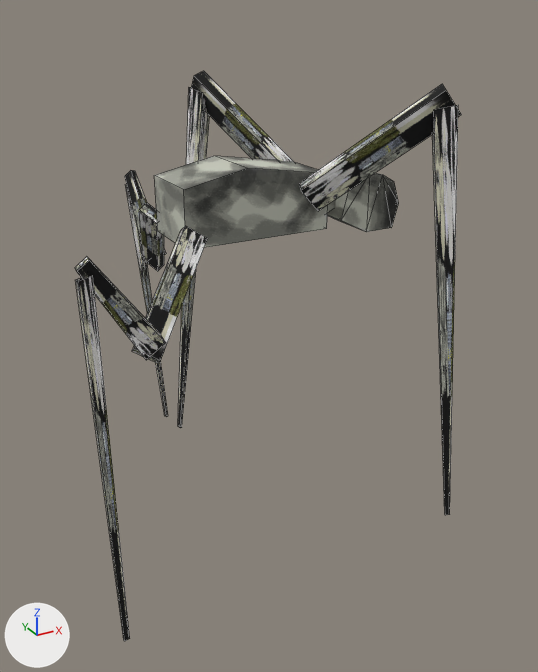
What one commit did to the FBX model I  am not Alone/Assets/Prefab/model/Zombie/ghostBignew.FBX.
Camera for both pictures: a 50 mm camera at (1.5, -17.05, 1.65) aimed at (4.77, -11.09, -1.33). The axes (+X, +Y, +Z) are drawn at lower left. The lights are the same throughout. Mesh edges are drawn as thin lines. Where no turn or scale is listed for an object, it has been applied to the vertices.

The scene before the commit, as lines of its bpy script (objects in view):
```python
ob_box010 = bpy.data.objects.new('Box010', me_mesh)
ob_box010.location = (5.59, -10.92, 0.0)
ob_box013 = bpy.data.objects.new('Box013', me_mesh_002)
ob_box013.location = (5.27, -11.36, -0.06)
ob_box014 = bpy.data.objects.new('Box014', me_mesh_005)
ob_box014.parent = ob_group004
ob_box014.location = (31.88, 17.81, 39.38)
ob_box014.rotation_euler = (0.387, -0.504, -1.632)  # degrees (22, -29, -94)
ob_box014.scale = (-1.0, -1.0, -1.0)
ob_box015 = bpy.data.objects.new('Box015', me_mesh_003)
ob_box015.location = (3.94, -11.41, -0.3)
ob_box016 = bpy.data.objects.new('Box016', me_mesh_004)
ob_box016.parent = ob_group004
ob_box016.location = (-20.38, 17.72, 30.1)
ob_box016.rotation_euler = (0.387, -0.504, -2.417)  # degrees (22, -29, -138)
ob_box016.scale = (-1.0, -1.0, -1.0)
# me_mesh_003
# before: 20 (-1.22, -0.57, 0.18) at pixel (75, 279), 21 (-1.12, -0.57, 0.2), 22 (-1.22, -0.65, 0.19) at pixel (78, 281), 23 (-1.11, -0.64, 0.21) at pixel (92, 275)
# me_mesh_002
# before: 12 (0.83, -0.63, 0.95) at pixel (455, 105), 13 (0.66, -0.53, 0.91), 14 (0.76, -0.75, 0.97) at pixel (458, 105), 15 (0.59, -0.64, 0.93) at pixel (433, 109)
# me_mesh_005
# before: 12 (12.9, 0.7, -54.1), 13 (7.3, -0.5, -48.4), 14 (10.5, 5.2, -55.5) at pixel (188, 87), 15 (4.9, 4.0, -49.8) at pixel (202, 92)
# also in view: 'Box011' at (5.87, -10.92, -0.1)
```
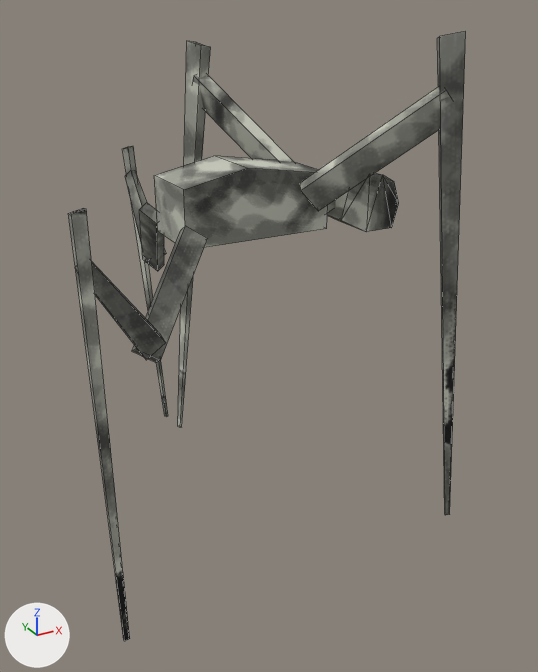
Changed parts and their boxes [x1, y1, x2, y2] in the pictures (538 x 672 px; the box of a moved part takes in the faces that stretch with it):
'Box013', reshaped, surface changed (12% taller)
    before: [300, 84, 461, 515]
    after: [300, 31, 466, 515]
'Box015', reshaped, surface changed
    before: [75, 226, 208, 641]
    after: [68, 208, 208, 641]
'Box014', reshaped, surface changed (8% taller)
    before: [178, 71, 294, 428]
    after: [178, 41, 294, 428]
part 1 of me_mesh_004, surface changed
    both: [125, 170, 166, 271]
part 2 of me_mesh_003, moved or reshaped
    before: [76, 275, 130, 641]
    after: [68, 208, 130, 641]
part 3 of me_mesh_003, surface changed
    before: [75, 226, 208, 362]
    after: [92, 226, 208, 362]
part 4 of me_mesh_005, moved or reshaped
    before: [178, 87, 210, 428]
    after: [178, 41, 210, 428]
part 5 of me_mesh_005, surface changed
    before: [191, 71, 294, 162]
    after: [193, 74, 294, 162]
part 6 of me_mesh_002, moved or reshaped
    before: [432, 105, 458, 515]
    after: [437, 31, 466, 515]
part 7 of me_mesh_002, surface changed
    before: [300, 84, 461, 211]
    after: [300, 87, 450, 211]

The change, as a list of edits to the scene's bpy script:
```text
Change me_mesh_004:
    used by ob_box016; parent = ob_group004; location = (-20.38, 17.72, 30.1); rotation_euler = (0.387, -0.504, -2.417), in degrees (22, -29, -138); scale = (-1.0, -1.0, -1.0)
    remove me_mesh_004.from_pydata(...)  # 24 vertices, 16 faces; spans x -7.6..101.2, y -4.1..57.7, z -40.5..57.9
    add me_mesh_004.from_pydata(...)  # 24 vertices, 16 faces; spans x -7.6..101.2, y -4.1..57.7, z -50.3..57.9
    me_mesh_004 part 1: texture (UV) coordinates of 16 of 16 faces, centred in x -5.9..100.5, y -0.2..56.7, z -40.0..57.4, changed; they spanned u 0.0..1.0, v 0.0..1.0 and now span u 0.11..0.53, v 0.39..0.67
Change me_mesh_003:
    used by ob_box015; location = (3.94, -11.41, -0.3)
    remove me_mesh_003.from_pydata(...)  # 24 vertices, 16 faces; spans x -1.24..0.07, y -0.95..0.15, z -2.9..0.34
    add me_mesh_003.from_pydata(...)  # 24 vertices, 16 faces; spans x -1.24..0.07, y -0.95..0.15, z -2.9..0.7
    me_mesh_003 part 2
    add for i in [*range(20, 24)]: me_mesh_003.vertices[i].co += Vector((0.0, 0.0, 0.48))
    me_mesh_003 part 3: texture (UV) coordinates of 16 of 16 faces, centred in x -1.23..-0.02, y -0.94..0.08, z -2.89..0.3, changed; they spanned u 0.0..1.0, v 0.0..1.0 and now span u 0.11..0.14, v 0.36..0.66
Change me_mesh_002:
    used by ob_box013; location = (5.27, -11.36, -0.06)
    remove me_mesh_002.from_pydata(...)  # 16 vertices, 11 faces; spans x -0.31..0.94, y -1.02..0.13, z -3.11..1.13
    add me_mesh_002.from_pydata(...)  # 16 vertices, 11 faces; spans x -0.31..0.94, y -1.02..0.13, z -3.11..1.55
    me_mesh_002 part 6
    add for i in [*range(12, 16)]: me_mesh_002.vertices[i].co += Vector((0.0, 0.0, 0.58))
    me_mesh_002 part 7: texture (UV) coordinates of 11 of 11 faces, centred in x -0.19..0.92, y -1.0..0.06, z -3.1..1.01, changed; they spanned u 0.0..1.0, v 0.0..1.0 and now span u 0.12..0.2, v 0.36..0.65
Change me_mesh_005:
    used by ob_box014; parent = ob_group004; location = (31.88, 17.81, 39.38); rotation_euler = (0.387, -0.504, -1.632), in degrees (22, -29, -94); scale = (-1.0, -1.0, -1.0)
    remove me_mesh_005.from_pydata(...)  # 16 vertices, 11 faces; spans x -14.7..95.1, y -5.0..66.0, z -57.1..68.4
    add me_mesh_005.from_pydata(...)  # 16 vertices, 11 faces; spans x -14.7..95.1, y -6.3..66.0, z -69.8..68.4
    me_mesh_005 part 4
    add for i in [*range(12, 16)]: me_mesh_005.vertices[i].co += Vector((-8.5, -5.8, -14.3))
    me_mesh_005 part 5: texture (UV) coordinates of 11 of 11 faces, centred in x -9.3..94.3, y -2.6..65.5, z -55.3..67.6, changed; they spanned u 0.0..1.0, v 0.0..1.0 and now span u 0.13..0.18, v 0.37..0.65
```
